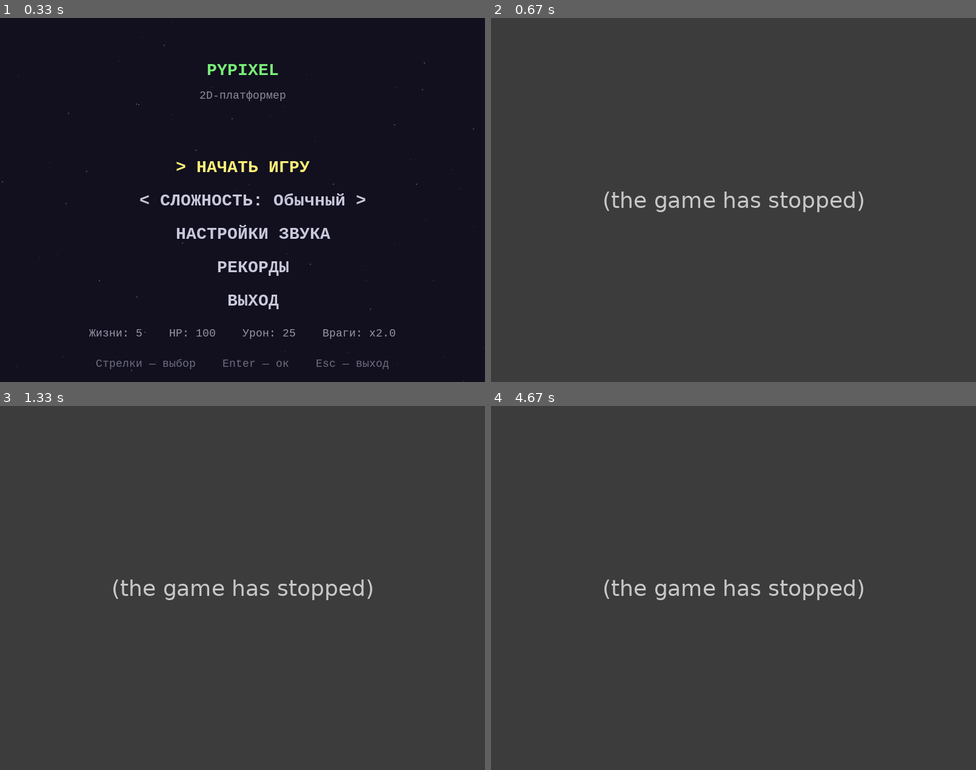
Above: before the commit, frames 1-4 (two rows, left to right).
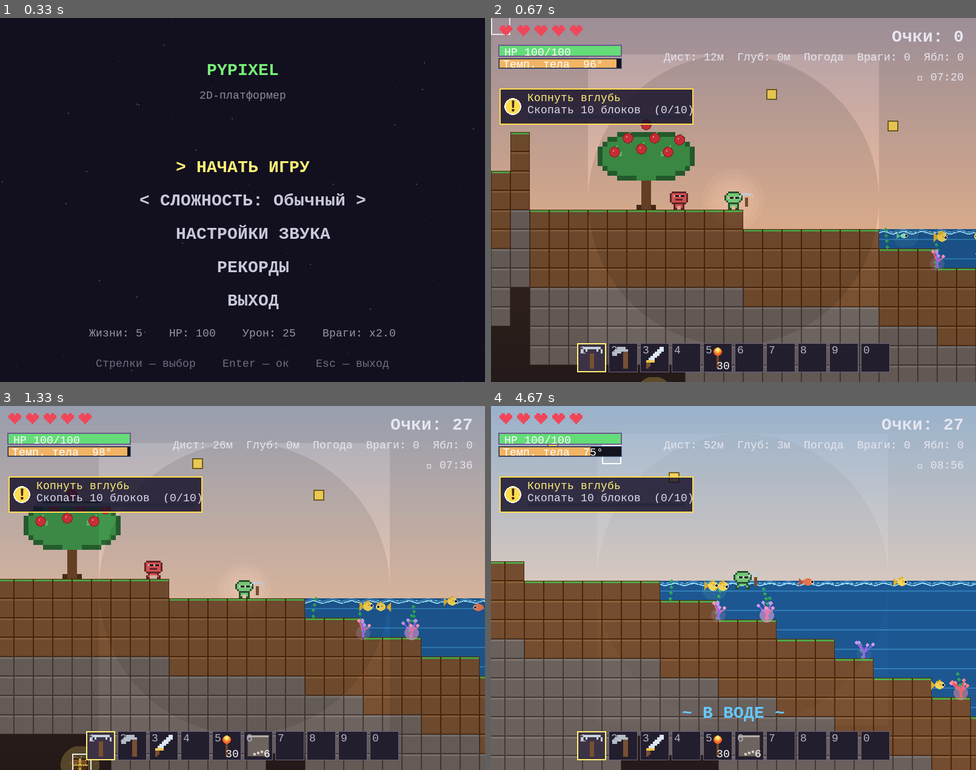
Above: after the commit, the same moments.

Repository: Folombas/PyGame2026
Game: pygame game, started from PyPixel/main.py
Two runs of this game, one before a commit and one after it. Both use one fixed random seed, a clock stepped at 60 frames per second and the inputs below.
Inputs (mouse positions are in pixels of both pictures, inside the frame that each line leads up to):
- Up to frame 1 (0.33 s): no input
- Up to frame 2 (0.67 s): tap Enter at 0.33 s
- Up to frame 3 (1.33 s): hold T 0.67-1.13 s; hold Right 0.67-1.13 s; move the mouse to (397, 577) at 0.7 s; click (87, 759) at 1.22 s
- Up to frame 4 (4.67 s): hold Right 1.5-1.97 s; hold Up 2-2.3 s; hold Right 2.33-2.8 s; hold Left 2.83-3.37 s; hold Down 3.4-3.7 s; hold Left 3.73-4.13 s; move the mouse to (583, 675) at 3.77 s; hold Up 4.17-4.53 s; move the mouse to (912, 715) at 4.2 s; hold Right from 4.57 s (still down); move the mouse to (607, 453) at 4.6 s

Frame 1 is identical in both runs. In frame 2, 95% of the frame differs, in the area x 0-100%, y 0-100%; in frame 3, 95%; in frame 4, 95%.
Error before the commit: UnboundLocalError: cannot access local variable 'SURFACE_TY' where it is not associated with...; the game stopped at 0.33 s (later frames are placeholders)

Commit message:
Fix: UnboundLocalError in main() from inner import

Diff:
--- a/PyPixel/main.py
+++ b/PyPixel/main.py
@@ -11,7 +11,7 @@
     HP_BAR_BG, HP_BAR_BORDER, HP_COLOR_HIGH, HP_COLOR_MID, HP_COLOR_LOW,
 )
 from blocks import BLOCKS, TILE_SIZE, AIR, draw_block, draw_dig_progress, WOOD
-from world import World, SURFACE_TY, TILE, DEATH_TY, get_ambient_temp, weather_zone
+from world import World, SURFACE_TY, TILE, DEATH_TY, get_ambient_temp, weather_zone, surface_ty
 from player import Player
 from enemy import Enemy
 from camera import Camera
@@ -551,7 +551,6 @@
                 print(f"[SCUBA] {'включён' if L['player'].has_scuba else 'выключен'}")
             elif event.key == pygame.K_t and L["state"] == "playing":
                 # ищем ближайший глубокий океан
-                from world import surface_ty, SURFACE_TY, TILE
                 px = L["player"].rect.centerx // TILE
                 best_tx = None
                 # ищем вправо-влево
